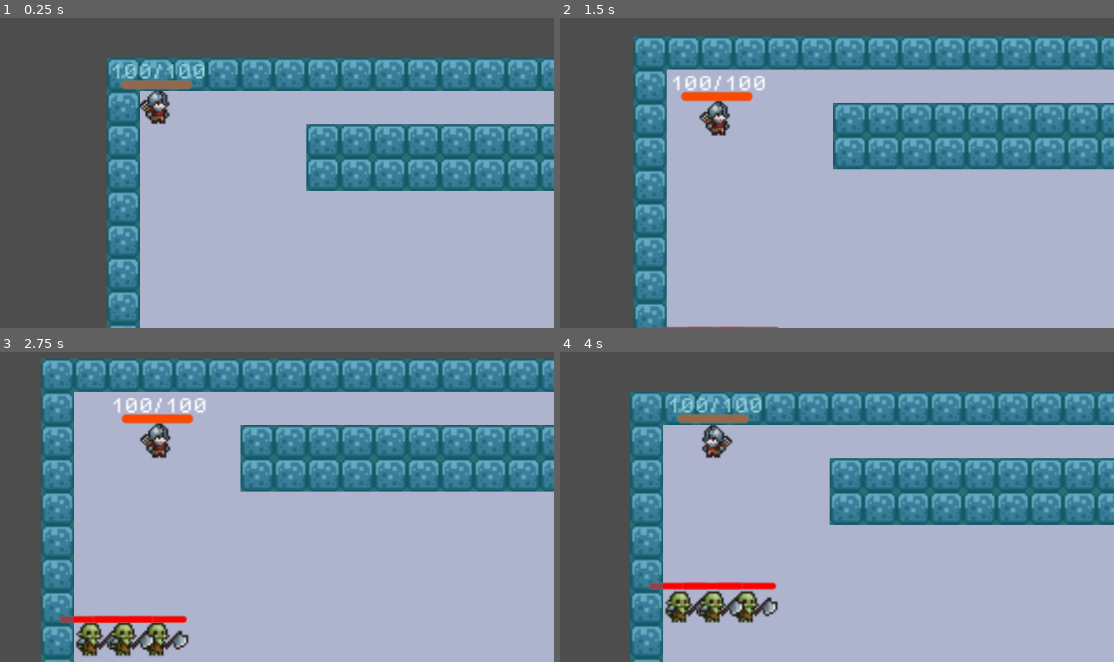
Above: before the commit, frames 1-4 (two rows, left to right).
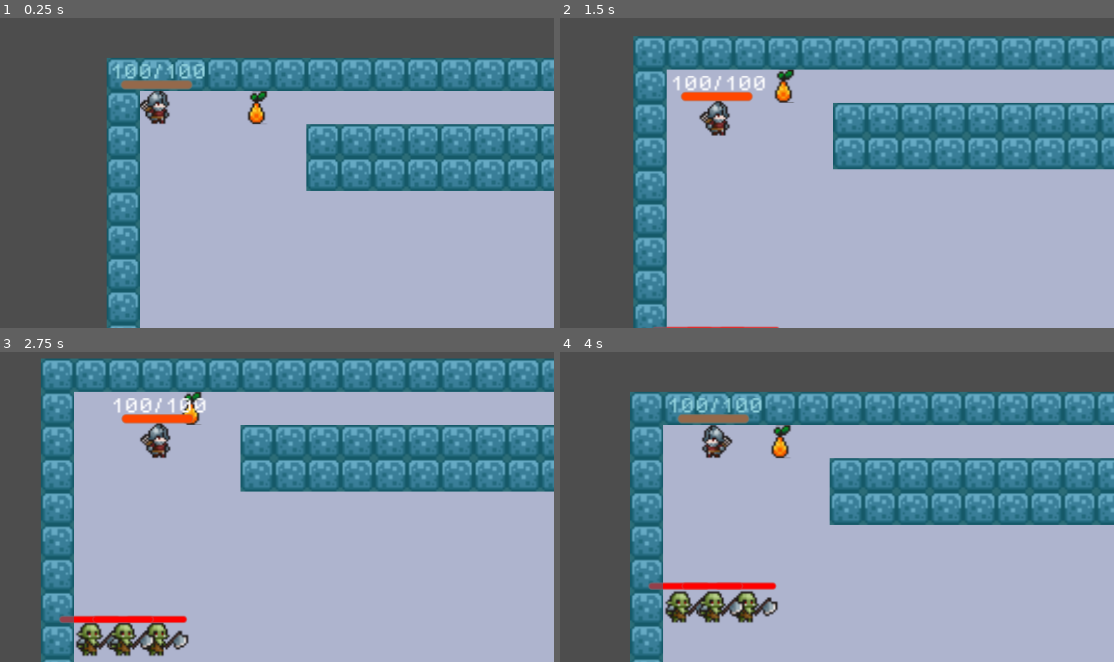
Above: after the commit, the same moments.

Repository: leon-chow/age-of-dungeons
Game: Godot game, scene res://game.tscn
Two runs of this game, one before a commit and one after it. Both use one fixed random seed, a clock stepped at 60 frames per second and the inputs below.
Inputs:
- Up to frame 1 (0.25 s): no input
- Up to frame 2 (1.5 s): hold Right (ui_right) 0.53-1.28 s; hold Down (ui_down) from 1.28 s (still down)
- Up to frame 3 (2.75 s): release Down (ui_down) at 2.03 s; hold Right (ui_right) from 2.03 s (still down)
- Up to frame 4 (4 s): release Right (ui_right) at 2.78 s; hold Up (ui_up) 2.78-3.53 s; hold Left (ui_left) from 3.53 s (still down)

The runs differ from the first frame. In frame 1, 0.3% of the frame differs, in the area x 44-49%, y 23-35%; in frame 2, 0.3%; in frame 3, 0.2%; in frame 4, 0.3%, in the area x 38-42%, y 23-35%.

Commit message:
add item base class, add item to scene for testing

Diff:
--- a/characters/enemies/enemy.gd
+++ b/characters/enemies/enemy.gd
@@ -57,7 +57,6 @@
 		await get_tree().create_timer(0.2).timeout;
 		queue_free();
 		_on_death();
-		print(self.name, "is dying...");
 
 func calculate_movement(vectorMovement) -> void:
 	position = round(position + vectorMovement);
--- a/characters/player/player.gd
+++ b/characters/player/player.gd
@@ -25,6 +25,8 @@
 var mdef: int = 2;
 var playerExp: int = 0;
 var expRequiredToLevel: int = 20;
+var inventory: Array[String] = [];
+var bagSize: int = 20;
 
 func _ready() -> void:
 	health_bar.max_value = hp;
@@ -51,6 +53,9 @@
 			else:
 				if $RayCastLeft.get_collider().get_parent().get_name() == "Enemies":
 					attack($RayCastLeft.get_collider());
+				elif $RayCastLeft.get_collider().get_parent().get_name() == "Items":
+					vectorMovement = Vector2(-GameManager.tileSize, 0);
+					calculate_movement(vectorMovement, delta);
 		elif Input.is_action_just_pressed("ui_right"):
 			animation.flip_h = false;
 			if not $RayCastRight.is_colliding():
@@ -59,6 +64,9 @@
 			else:
 				if $RayCastRight.get_collider().get_parent().get_name() == "Enemies":
 					attack($RayCastRight.get_collider())
+				elif $RayCastRight.get_collider().get_parent().get_name() == "Items":
+					vectorMovement = Vector2(GameManager.tileSize, 0);
+					calculate_movement(vectorMovement, delta);
 		elif Input.is_action_just_pressed("ui_down"):
 			if not $RayCastDown.is_colliding():
 				vectorMovement = Vector2(0, GameManager.tileSize);
@@ -89,6 +97,10 @@
 	matk += 5;
 	mdef += 5;
 
+func pick_up_item(item):
+	inventory.append(item)
+	print("inventory: ", inventory)
+
 func play_idle():
 	animation.play("idle");
 
@@ -112,6 +124,10 @@
 	GameManager.isPlayerTurn = false;
 	player_turn_ended.emit(false);
 
+func heal(value) -> void:
+	hp += value;
+	hp = min(hp, maxHp);
+
 func attack(enemy) -> void:
 	animation.play("attack")
 	print("you are attacking ", enemy.name);
--- a/characters/player/player.tscn
+++ b/characters/player/player.tscn
@@ -215,7 +215,8 @@
 corner_radius_bottom_left = 10
 
 [node name="Player" type="CharacterBody2D"]
-collision_mask = 2
+z_index = 1
+collision_mask = 6
 script = ExtResource("1_ybfk1")
 
 [node name="Animation" type="AnimatedSprite2D" parent="."]
--- a/game.tscn
+++ b/game.tscn
@@ -1,9 +1,10 @@
-[gd_scene load_steps=12 format=4 uid="uid://d4jatonc3k4uy"]
+[gd_scene load_steps=13 format=4 uid="uid://d4jatonc3k4uy"]
 
 [ext_resource type="Script" path="res://scripts/game_manager.gd" id="1_fnmkk"]
 [ext_resource type="Texture2D" uid="uid://dnx200bls5a54" path="res://assets/sprites/world_tileset.png" id="2_sevbt"]
 [ext_resource type="PackedScene" uid="uid://dinm3rpc53hyv" path="res://characters/player/player.tscn" id="3_oxrbs"]
 [ext_resource type="PackedScene" uid="uid://bx8pwtucjpfxg" path="res://characters/enemies/enemy1.tscn" id="4_t8o4l"]
+[ext_resource type="PackedScene" uid="uid://cnlqtxa62fffr" path="res://items/item.tscn" id="5_4btdl"]
 
 [sub_resource type="PhysicsMaterial" id="PhysicsMaterial_jqenv"]
 
@@ -193,6 +194,15 @@
 position_smoothing_enabled = true
 rotation_smoothing_enabled = true
 
+[node name="Control" type="Control" parent="Player/Camera2D"]
+layout_mode = 3
+anchors_preset = 0
+offset_left = -191.0
+offset_top = -106.0
+offset_right = -151.0
+offset_bottom = -66.0
+tooltip_text = "Test "
+
 [node name="Enemies" type="Node" parent="."]
 
 [node name="Enemy" parent="Enemies" instance=ExtResource("4_t8o4l")]
@@ -203,6 +213,12 @@
 
 [node name="Enemy3" parent="Enemies" instance=ExtResource("4_t8o4l")]
 position = Vector2(24, 170)
+
+[node name="Items" type="Node" parent="."]
+
+[node name="Item" parent="Items" instance=ExtResource("5_4btdl")]
+position = Vector2(56, 8)
+collision_layer = 2
 
 [connection signal="player_turn_ended" from="Player" to="GameManager" method="_on_player_turn_ended"]
 [connection signal="enemy_turn_ended" from="Enemies/Enemy" to="GameManager" method="_on_enemy_turn_ended"]
--- /dev/null
+++ b/items/item.gd
@@ -0,0 +1,23 @@
+extends Area2D
+
+class_name Item
+@onready var player: CharacterBody2D = $"../../Player"
+
+func _ready():
+	pass
+
+func _physics_process(delta: float) -> void:
+	pass
+
+
+func _on_body_entered(body: Node2D) -> void:
+	print(body);
+	if body.name == "Player":
+		if player.inventory.size() < 20:
+			player.pick_up_item(self.name);
+			player.heal(20);
+			queue_free()
+		else:
+			print("Too many items!");
+	else:
+		print("Something else walked over")
--- /dev/null
+++ b/items/item.tscn
@@ -0,0 +1,23 @@
+[gd_scene load_steps=4 format=3 uid="uid://cnlqtxa62fffr"]
+
+[ext_resource type="Script" path="res://items/item.gd" id="1_q8ot1"]
+[ext_resource type="Texture2D" uid="uid://5vp3a1maalk" path="res://assets/sprites/fruit.png" id="2_ho100"]
+
+[sub_resource type="RectangleShape2D" id="RectangleShape2D_u53h8"]
+size = Vector2(8, 8)
+
+[node name="Item" type="Area2D"]
+collision_layer = 5
+collision_mask = 3
+script = ExtResource("1_q8ot1")
+
+[node name="CollisionShape2D" type="CollisionShape2D" parent="."]
+z_index = -1
+shape = SubResource("RectangleShape2D_u53h8")
+
+[node name="Sprite2D" type="Sprite2D" parent="."]
+texture = ExtResource("2_ho100")
+region_enabled = true
+region_rect = Rect2(16, 16, 16, 16)
+
+[connection signal="body_entered" from="." to="." method="_on_body_entered"]
